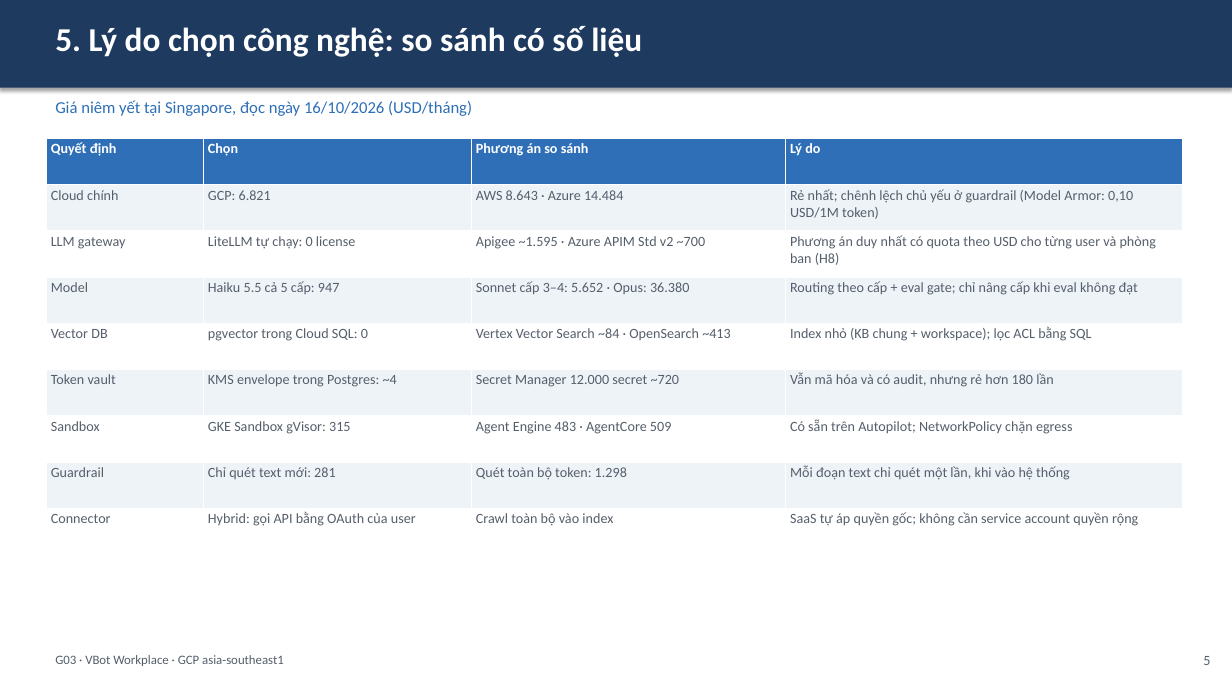
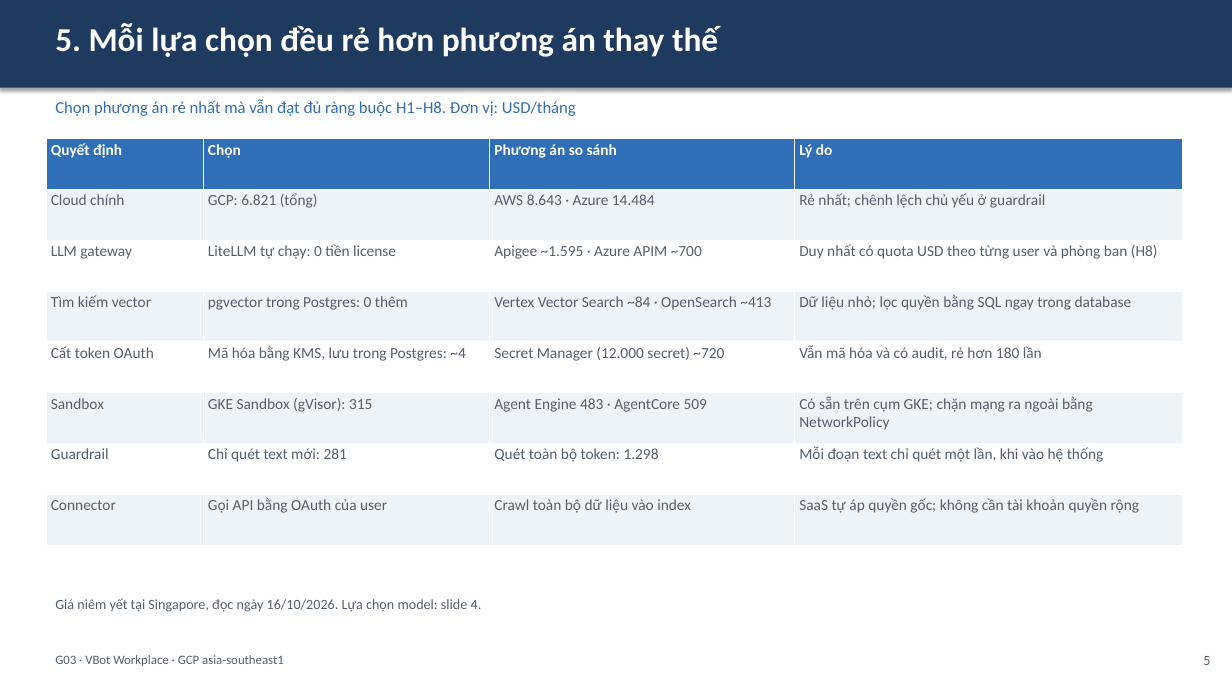
Before and after one commit to anhltsefpt/VBot-production-capstone, a slide deck: slide 7 of anh-le/G03_slide.pptx (slide 6 before the commit). Drawn at 1232x693 pixels with LibreOffice and Linux fonts; fonts in the diff are those of the drawing. Boxes give left, top, right and bottom in pixels: in the first picture for what was removed or moved away, otherwise in the second. Text is boxed around its words. In the diff, an @@ line names an element or a change of style, - is before the commit and + after.

```diff
--- a/anh-le/G03_slide.pptx
+++ b/anh-le/G03_slide.pptx
@@ text at (55, 24, 718, 57): text changed @@
-5. Lý do chọn công nghệ: so sánh có số liệu
+5. Mỗi lựa chọn đều rẻ hơn phương án thay thế
@@ text at (55, 100, 576, 116): text changed @@
-Giá niêm yết tại Singapore, đọc ngày 16/10/2026 (USD/tháng)
+Chọn phương án rẻ nhất mà vẫn đạt đủ ràng buộc H1–H8. Đơn vị: USD/tháng
@@ table at (46, 139, 1183, 545) @@
-row 2: Cloud chính | GCP: 6.821 | AWS 8.643 · Azure 14.484 | Rẻ nhất; chênh lệch chủ yếu ở guardrail (Model Armor: 0,10 USD/1M token)
-row 3: LLM gateway | LiteLLM tự chạy: 0 license | Apigee ~1.595 · Azure APIM Std v2 ~700 | Phương án duy nhất có quota theo USD cho từng user và phòng ban (H8)
-row 4: Model | Haiku 5.5 cả 5 cấp: 947 | Sonnet cấp 3–4: 5.652 · Opus: 36.380 | Routing theo cấp + eval gate; chỉ nâng cấp khi eval không đạt
-row 5: Vector DB | pgvector trong Cloud SQL: 0 | Vertex Vector Search ~84 · OpenSearch ~413 | Index nhỏ (KB chung + workspace); lọc ACL bằng SQL
-row 6: Token vault | KMS envelope trong Postgres: ~4 | Secret Manager 12.000 secret ~720 | Vẫn mã hóa và có audit, nhưng rẻ hơn 180 lần
-row 7: Sandbox | GKE Sandbox gVisor: 315 | Agent Engine 483 · AgentCore 509 | Có sẵn trên Autopilot; NetworkPolicy chặn egress
+row 2: Cloud chính | GCP: 6.821 (tổng) | AWS 8.643 · Azure 14.484 | Rẻ nhất; chênh lệch chủ yếu ở guardrail
+row 3: LLM gateway | LiteLLM tự chạy: 0 tiền license | Apigee ~1.595 · Azure APIM ~700 | Duy nhất có quota USD theo từng user và phòng ban (H8)
+row 4: Tìm kiếm vector | pgvector trong Postgres: 0 thêm | Vertex Vector Search ~84 · OpenSearch ~413 | Dữ liệu nhỏ; lọc quyền bằng SQL ngay trong database
+row 5: Cất token OAuth | Mã hóa bằng KMS, lưu trong Postgres: ~4 | Secret Manager (12.000 secret) ~720 | Vẫn mã hóa và có audit, rẻ hơn 180 lần
+row 6: Sandbox | GKE Sandbox (gVisor): 315 | Agent Engine 483 · AgentCore 509 | Có sẵn trên cụm GKE; chặn mạng ra ngoài bằng NetworkPolicy
-row 9: Connector | Hybrid: gọi API bằng OAuth của user | Crawl toàn bộ vào index | SaaS tự áp quyền gốc; không cần service account quyền rộng
+row 8: Connector | Gọi API bằng OAuth của user | Crawl toàn bộ dữ liệu vào index | SaaS tự áp quyền gốc; không cần tài khoản quyền rộng
@@ text added at (55, 598, 482, 612), 11 pt, text #555F6B @@
+Giá niêm yết tại Singapore, đọc ngày 16/10/2026. Lựa chọn model: slide 4.
```
Also in this commit, not shown: 11 other slides changed, 4 slides added, 1 slide removed, 2 other files.
